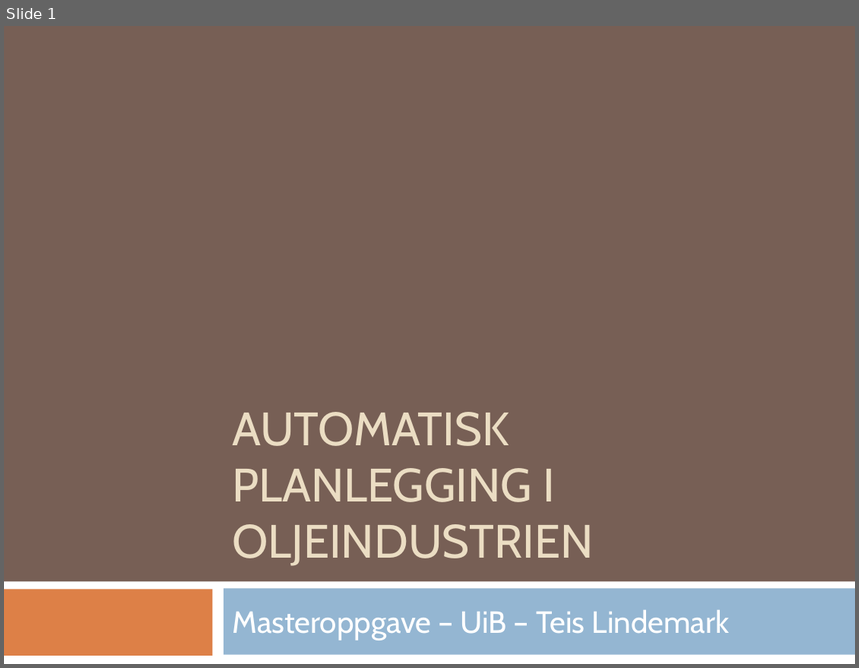
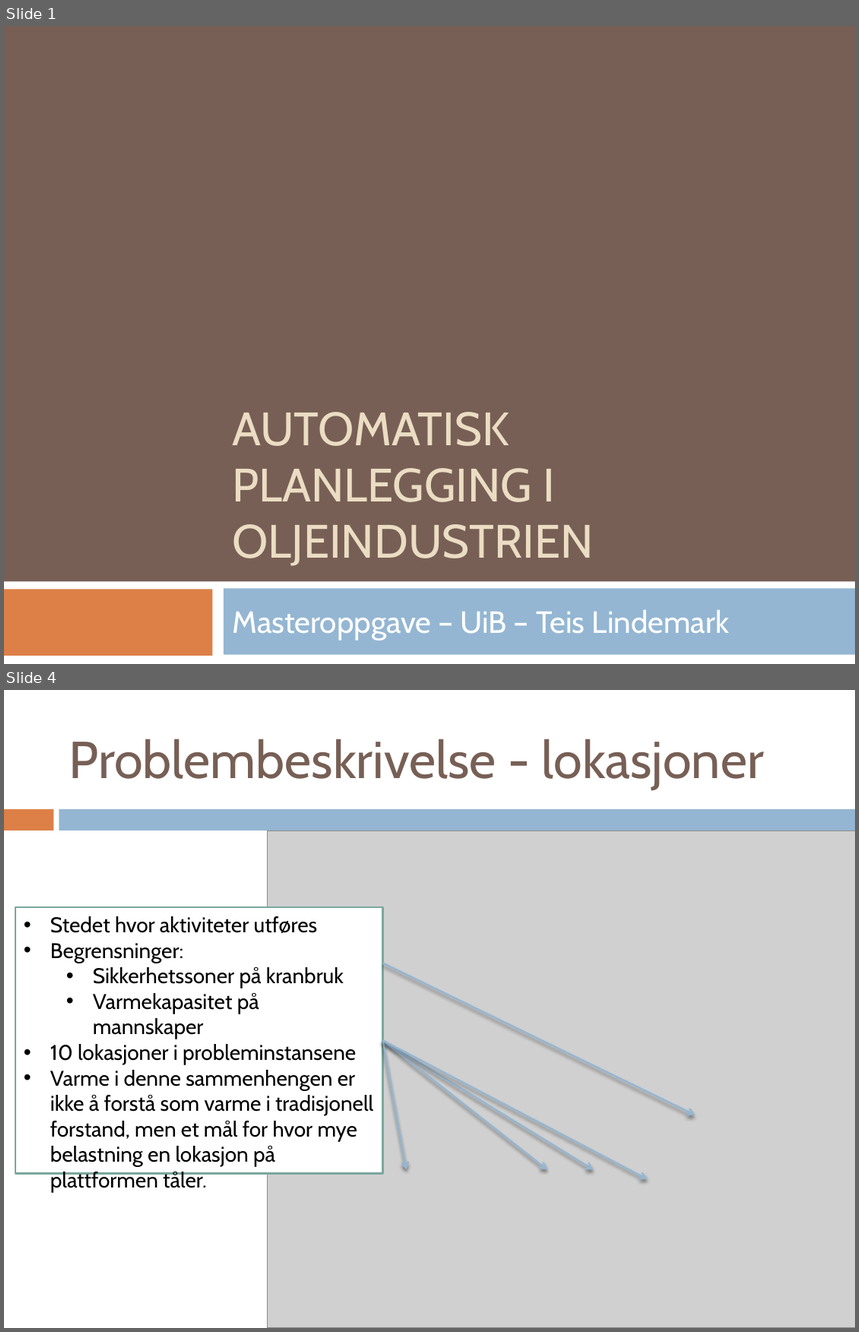
Before and after one commit to teilin/M.sc-UiB, a slide deck: Presentasjon/msc_presentasjon.pptx. Shown one above the other, each under a label of ours: slide 1 before the commit, slides 1 and 4 after it; the slides between them are not shown. The pictures are 859x668 and 859x1332 pixels, drawn with LibreOffice and Linux fonts; fonts in the diff are those of the drawing; grey boxes stand for pictures. Boxes give left, top, right and bottom in pixels: in the first picture for what was removed or moved away, otherwise in the second. Text is boxed around its words. In the diff, an @@ line names an element or a change of style, - is before the commit and + after.

```diff
--- a/Presentasjon/msc_presentasjon.pptx
+++ b/Presentasjon/msc_presentasjon.pptx
@@ slide 4 added at <box>4,690,855,1328</box>, background #FFFFFF @@
@@ title added at <box>69,739,764,790</box>, 44 pt, text #775F55 @@
+Problembeskrivelse - lokasjoner
@@ rectangle added at <box>4,809,53,831</box>, fill #DD8047 @@
@@ rectangle added at <box>59,809,855,831</box>, fill #94B6D2 @@
@@ picture added at <box>268,831,855,1328</box> @@
@@ rectangle added at <box>15,907,382,1173</box>, fill #FFFFFF, outline #7BA79D 1.5 pt, 18 pt, text #000000 @@
+• Stedet hvor aktiviteter utføres
+• Begrensninger:
+  • Sikkerhetssoner på kranbruk
+  • Varmekapasitet på mannskaper
+• 10 lokasjoner i probleminstansene
+• Varme i denne sammenhengen er ikke å forstå som varme i tradisjonell forstand, men et mål for hvor mye belastning en lokasjon på plattformen tåler.
@@ arrow added from (382, 964) to (695, 1115), #94B6D2 1.5 pt @@
@@ arrow added from (382, 1040) to (593, 1170), #94B6D2 1.5 pt @@
@@ arrow added from (382, 1040) to (547, 1170), #94B6D2 1.5 pt @@
@@ arrow added from (382, 1040) to (407, 1170), #94B6D2 1.5 pt @@
@@ arrow added from (382, 1040) to (648, 1179), #94B6D2 1.5 pt @@
```
Also in this commit, not shown: 1 slide changed, 28 other slides added, 9 slides removed, 35 other files.
